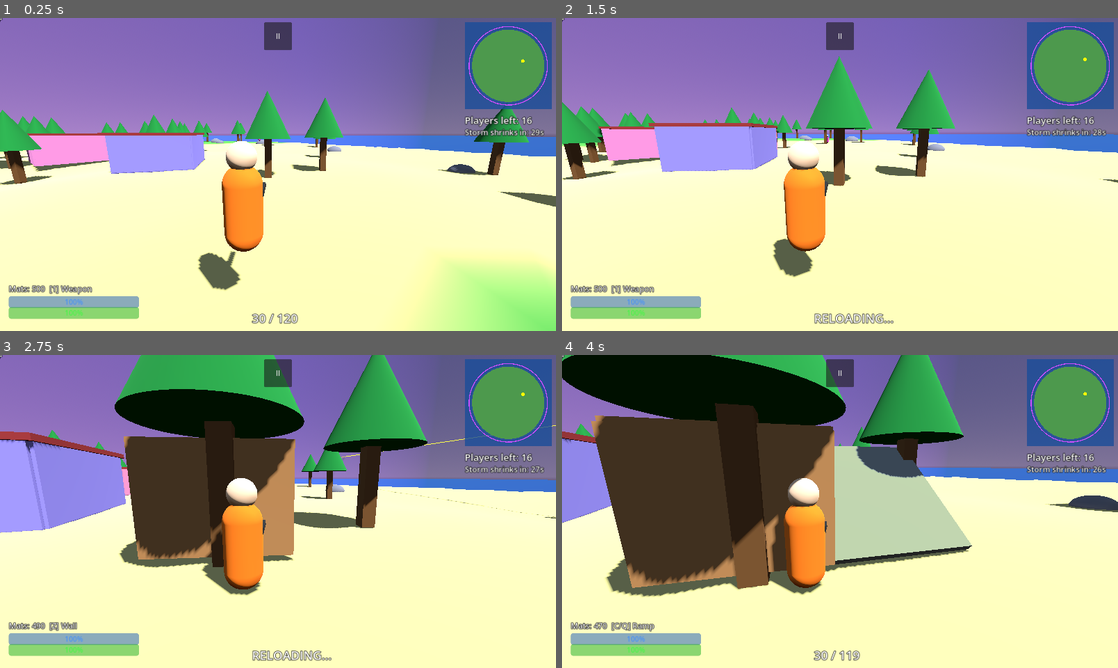
Above: before the commit, frames 1-4 (two rows, left to right).
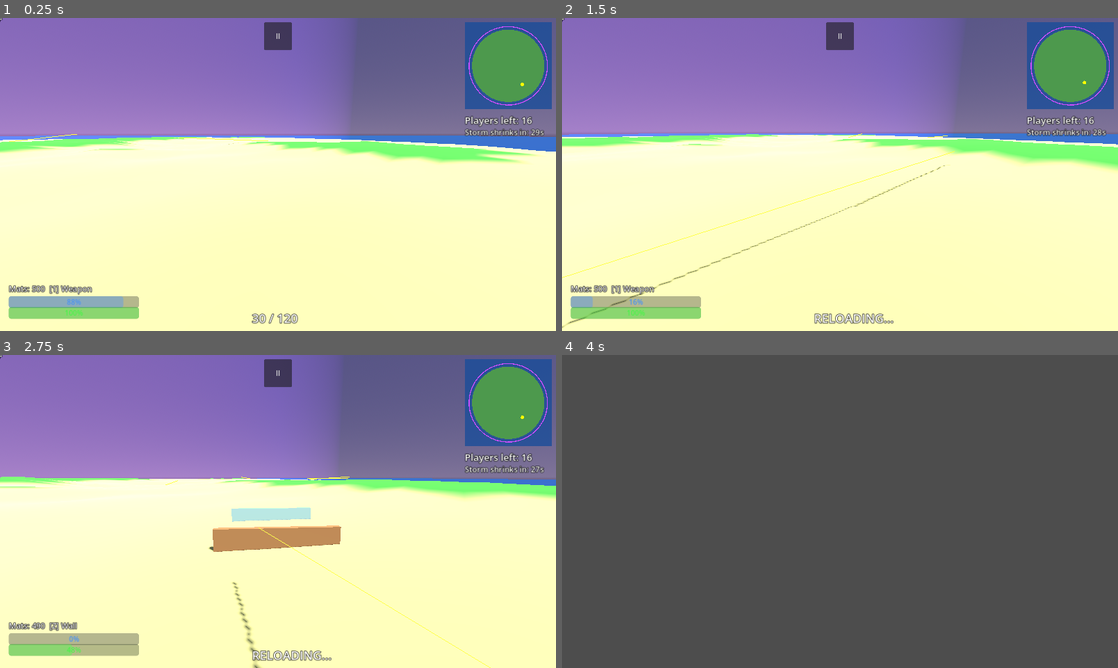
Above: after the commit, the same moments.

Repository: toer15/storm-drop
Game: Godot game, scene res://scenes/game.tscn
Same seed, same stepped clock (60 frames per second), same inputs: the game is played once before the commit and once after it. This scene is started directly instead of the project's main scene.
Inputs (mouse positions are in pixels of both pictures, inside the frame that each line leads up to):
- Up to frame 1 (0.25 s): no input
- Up to frame 2 (1.5 s): tap Enter at 0.5 s; move the mouse to (867, 174) at 0.52 s; hold W from 0.53 s (still down); tap R at 0.6, 1.35 s; click (867, 174) at 0.67 s; tap Space at 0.77 s; move the mouse to (812, 174) at 1.27 s; click (812, 174) at 1.42 s
- Up to frame 3 (2.75 s): keep holding W; tap Space at 1.52 s; move the mouse to (289, 505) at 2.02 s; tap Z at 2.1 s; click (289, 505) at 2.17 s; tap R at 2.3 s
- Up to frame 4 (4 s): keep holding W; move the mouse to (834, 517) at 2.77 s; tap X at 2.85 s; click (834, 517) at 2.92 s; tap Space at 3.02, 3.77 s; tap R at 3.05, 3.8 s; move the mouse to (878, 514) at 3.52 s; tap C at 3.6 s; click (878, 514) at 3.67 s

The runs differ from the first frame. In frame 1, 21% of the frame differs, in the area x 0-100%, y 0-100%; in frame 2, 21%; in frame 3, 36%; in frame 4, 97%.
Error after the commit: Attempt to call function 'instantiate' in base 'null instance' on a null instance. (res://scripts/game.gd:75)

Commit message:
v1.1: Kenney CC0 models, animations and sounds

Diff:
--- a/scripts/combatant.gd
+++ b/scripts/combatant.gd
@@ -18,11 +18,14 @@
 	if not alive: return
 	var s: float = min(shield, amount); shield -= s; health -= amount - s
 	if health <= 0:
-		health = 0; alive = false; died.emit(self, killer)
+		health = 0; alive = false
+		if model: Util.play_anim(model, "die")
+		died.emit(self, killer)
 
 func reload() -> void:
 	if reloading or ammo == mag_size or reserve <= 0: return
 	reloading = true
+	Util.sfx("reload", global_position)
 	await get_tree().create_timer(1.5).timeout
 	if not is_inside_tree(): return
 	var need: int = min(mag_size - ammo, reserve); ammo += need; reserve -= need; reloading = false
@@ -32,6 +35,8 @@
 	if fire_cd > 0 or reloading or not alive: return null
 	if ammo <= 0: reload(); return null
 	ammo -= 1; fire_cd = 0.12
+	Util.sfx("shoot", origin, -6.0 if self is Bot else 0.0)
+	_shot_anim = 0.2
 	dir = (dir + Vector3(randf_range(-spread, spread), randf_range(-spread, spread), randf_range(-spread, spread))).normalized()
 	var q := PhysicsRayQueryParameters3D.create(origin, origin + dir * 200.0)
 	q.exclude = [get_rid()]
@@ -40,7 +45,9 @@
 	if hit:
 		end = hit.position
 		var c = hit.collider
-		if c.has_method("take_damage"): c.take_damage(damage, self)
+		if c.has_method("take_damage"):
+			c.take_damage(damage, self)
+			if c is Combatant: Util.sfx("hit", end, -4.0)
 	_tracer(origin, end)
 	return end
 
@@ -52,10 +59,28 @@
 	get_tree().current_scene.add_child(mi)
 	get_tree().create_timer(0.05).timeout.connect(mi.queue_free)
 
+var _shot_anim := 0.0
+var model: Node3D
+var step_t := 0.0
+
 func setup_body(c: Color) -> void:
-	add_child(Util.make_character(c))
+	model = Util.make_character(c); add_child(model)
 	var cs := CollisionShape3D.new(); var cap := CapsuleShape3D.new(); cap.radius = 0.4; cap.height = 1.8
 	cs.shape = cap; cs.position.y = 0.9; add_child(cs)
 
 func _physics_process(delta: float) -> void:
 	fire_cd -= delta
+	_shot_anim -= delta
+	if not alive or model == null: return
+	var hs := Vector2(velocity.x, velocity.z).length()
+	var anim := "holding-right"
+	if not is_on_floor(): anim = "jump" if velocity.y > 0 else "fall"
+	elif _shot_anim > 0: anim = "holding-right-shoot"
+	elif hs > 7.0: anim = "sprint"
+	elif hs > 0.5: anim = "walk"
+	Util.play_anim(model, anim)
+	if is_on_floor() and hs > 0.5:
+		step_t -= delta * hs / 6.0
+		if step_t <= 0:
+			step_t = 0.4
+			Util.sfx("step%d" % (randi() % 3), global_position, -8.0 if self is Bot else -2.0)
--- a/scripts/game.gd
+++ b/scripts/game.gd
@@ -10,6 +10,7 @@
 var phase_timer := 30.0
 var shrinking := false
 var storm_mesh: MeshInstance3D
+var storm_audio: AudioStreamPlayer
 var hud := {}
 var minimap: Control
 var over := false
@@ -59,28 +60,28 @@
 	var a := randf() * TAU; var d := sqrt(randf()) * r
 	return _ground(cos(a) * d, sin(a) * d)
 
+const TREES := ["res://assets/nature/tree_default.glb", "res://assets/nature/tree_cone.glb",
+	"res://assets/nature/tree_detailed.glb", "res://assets/nature/tree_oak.glb"]
+const ROCKS := ["res://assets/nature/rock_largeA.glb", "res://assets/nature/rock_largeC.glb",
+	"res://assets/nature/rock_tallA.glb", "res://assets/nature/rock_smallA.glb"]
+const HOUSES := ["res://assets/buildings/building-type-a.glb", "res://assets/buildings/building-type-c.glb",
+	"res://assets/buildings/building-type-f.glb", "res://assets/buildings/building-type-k.glb"]
+
 func _props() -> void:
-	for i in 120: # trees
-		var p := _rand_point(); var t := Util.static_box(Vector3(0.6, 4, 0.6), Color(0.45, 0.3, 0.15), p + Vector3(0, 2, 0))
-		var cone := CylinderMesh.new(); cone.top_radius = 0; cone.bottom_radius = 2; cone.height = 4
-		t.add_child(Util.mesh(cone, Color(0.1, 0.5, 0.2), Vector3(0, 3.5, 0))); add_child(t)
-	for i in 50: # rocks
-		var p := _rand_point(); var r := StaticBody3D.new(); r.position = p
-		var s := SphereMesh.new(); var rad := randf_range(0.8, 2.2); s.radius = rad; s.height = rad * 1.4
-		r.add_child(Util.mesh(s, Color(0.5, 0.5, 0.55)))
-		var cs := CollisionShape3D.new(); var sh := SphereShape3D.new(); sh.radius = rad * 0.7; cs.shape = sh; r.add_child(cs)
-		add_child(r)
-	for i in 12: # houses: 4 walls with a door gap + roof
-		var p := _rand_point(ISLAND * 0.7); var h := Node3D.new(); h.position = p; h.rotation.y = randf() * TAU
-		var c := Color.from_hsv(randf(), 0.4, 0.9)
-		h.add_child(Util.static_box(Vector3(8, 4, 0.3), c, Vector3(0, 2, -4)))
-		h.add_child(Util.static_box(Vector3(0.3, 4, 8), c, Vector3(-4, 2, 0)))
-		h.add_child(Util.static_box(Vector3(0.3, 4, 8), c, Vector3(4, 2, 0)))
-		h.add_child(Util.static_box(Vector3(3, 4, 0.3), c, Vector3(-2.5, 2, 4)))
-		h.add_child(Util.static_box(Vector3(3, 4, 0.3), c, Vector3(2.5, 2, 4)))
-		h.add_child(Util.static_box(Vector3(8.6, 0.3, 8.6), Color(0.6, 0.2, 0.2), Vector3(0, 4.1, 0)))
-		h.add_child(Util.static_box(Vector3(8, 0.2, 8), Color(0.5, 0.4, 0.3), Vector3(0, 0.1, 0)))
-		add_child(h)
+	# Kenney Nature Kit trees: cheap cylinder collider for the trunk instead of trimesh.
+	var tree_scenes := TREES.map(func(p): return load(p))
+	for i in 100:
+		var p := _rand_point(); var t := StaticBody3D.new(); t.position = p
+		var m: Node3D = tree_scenes[randi() % tree_scenes.size()].instantiate()
+		var sc := randf_range(4.5, 6.5); m.scale = Vector3.ONE * sc; m.rotation.y = randf() * TAU; t.add_child(m)
+		var cs := CollisionShape3D.new(); var cyl := CylinderShape3D.new(); cyl.radius = 0.5; cyl.height = 6
+		cs.shape = cyl; cs.position.y = 3; t.add_child(cs); add_child(t)
+	for i in 40:
+		var r := Util.static_model(ROCKS[randi() % ROCKS.size()], randf_range(3, 5), _rand_point() - Vector3(0, 0.3, 0))
+		r.rotation.y = randf() * TAU; add_child(r)
+	for i in 10: # Kenney City Kit (Suburban) houses
+		var h := Util.static_model(HOUSES[i % HOUSES.size()], 8.0, _rand_point(ISLAND * 0.7) - Vector3(0, 0.2, 0))
+		h.rotation.y = randi() % 4 * PI / 2; add_child(h)
 
 func _storm() -> void:
 	var cyl := CylinderMesh.new(); cyl.top_radius = 1; cyl.bottom_radius = 1; cyl.height = 200
@@ -88,6 +89,8 @@
 	storm_mesh = Util.mesh(cyl, Color(0.6, 0.2, 1, 0.35))
 	storm_mesh.material_override.cull_mode = BaseMaterial3D.CULL_DISABLED
 	add_child(storm_mesh)
+	storm_audio = AudioStreamPlayer.new(); var st: AudioStreamOggVorbis = load("res://assets/audio/storm.ogg").duplicate()
+	st.loop = true; storm_audio.stream = st; storm_audio.volume_db = -80; add_child(storm_audio); storm_audio.play()
 
 func _spawn() -> void:
 	player = Player.new(); add_child(player); player.global_position = _rand_point() + Vector3(0, 2, 0)
@@ -105,7 +108,8 @@
 	_feed("%s eliminated %s" % [kn, who.display_name])
 	if who == player: _end(false, kn)
 	else:
-		who.queue_free()
+		await get_tree().create_timer(1.2).timeout # let the death animation play
+		if is_instance_valid(who): who.queue_free()
 		await get_tree().process_frame
 		if _alive_count() == 1 and player.alive: _end(true, "")
 
@@ -134,6 +138,9 @@
 		if c.alive and flat.length() > storm_radius:
 			c.take_damage(delta * (2.0 + phase), null)
 		if c.alive and c.global_position.y < -20: c.take_damage(9999, null)
+	if is_instance_valid(player):
+		var pf := Vector2(player.global_position.x - storm_center.x, player.global_position.z - storm_center.z)
+		storm_audio.volume_db = -4.0 if (pf.length() > storm_radius and player.alive) else -80.0
 	_update_hud()
 
 # ---------------- HUD ----------------
@@ -198,6 +205,7 @@
 func _end(won: bool, killer: String) -> void:
 	if over: return
 	over = true
+	Util.sfx("victory" if won else "eliminated")
 	Input.mouse_mode = Input.MOUSE_MODE_VISIBLE
 	var panel := ColorRect.new(); panel.color = Color(0, 0, 0, 0.6); panel.set_anchors_preset(Control.PRESET_FULL_RECT)
 	hud.layer.add_child(panel)
--- a/scripts/util.gd
+++ b/scripts/util.gd
@@ -23,14 +23,70 @@
 func box(size: Vector3) -> BoxMesh:
 	var b := BoxMesh.new(); b.size = size; return b
 
-func make_character(c: Color) -> Node3D:
-	var n := Node3D.new()
-	var cap := CapsuleMesh.new(); cap.radius = 0.4; cap.height = 1.8
-	n.add_child(mesh(cap, c, Vector3(0, 0.9, 0)))
-	var head := SphereMesh.new(); head.radius = 0.3; head.height = 0.6
-	n.add_child(mesh(head, Color(1, 0.85, 0.7), Vector3(0, 1.95, 0)))
-	n.add_child(mesh(box(Vector3(0.12, 0.12, 0.8)), Color(0.15, 0.15, 0.15), Vector3(0.35, 1.2, -0.4)))
-	return n
+const CHARACTERS := ["res://assets/characters/character-male-a.glb", "res://assets/characters/character-female-b.glb",
+	"res://assets/characters/character-male-c.glb", "res://assets/characters/character-female-d.glb"]
+const SFX_PATHS := {
+	"shoot": "res://assets/audio/shoot.ogg", "reload": "res://assets/audio/reload.ogg",
+	"build": "res://assets/audio/build.ogg", "hit": "res://assets/audio/hit.ogg",
+	"click": "res://assets/audio/click.ogg", "victory": "res://assets/audio/victory.ogg",
+	"eliminated": "res://assets/audio/eliminated.ogg",
+	"step0": "res://assets/audio/footstep_grass_000.ogg", "step1": "res://assets/audio/footstep_grass_001.ogg",
+	"step2": "res://assets/audio/footstep_grass_002.ogg",
+}
+
+## Kenney Mini Character (CC0) holding a Kenney blaster. `_c` kept for API compatibility.
+func make_character(_c: Color, idx := -1) -> Node3D:
+	var root := Node3D.new(); root.name = "Model"
+	var model: Node3D = load(CHARACTERS[idx if idx >= 0 else randi() % CHARACTERS.size()]).instantiate()
+	model.scale = Vector3.ONE * 2.7
+	model.rotation.y = PI # Kenney models face +Z, our forward is -Z
+	root.add_child(model)
+	var gun: Node3D = load("res://assets/weapons/blaster-a.glb").instantiate()
+	gun.scale = Vector3.ONE * 0.9; gun.position = Vector3(0.35, 1.0, -0.35); gun.rotation.y = PI
+	root.add_child(gun)
+	play_anim(root, "holding-right")
+	return root
+
+func anim_player(model: Node) -> AnimationPlayer:
+	var aps := model.find_children("*", "AnimationPlayer", true, false)
+	return aps[0] if aps.size() > 0 else null
+
+func play_anim(model: Node, anim: String) -> void:
+	var ap := anim_player(model)
+	if ap == null or not ap.has_animation(anim): return
+	if ap.current_animation != anim:
+		var a := ap.get_animation(anim)
+		if anim in ["idle", "walk", "sprint", "holding-right", "fall"]: a.loop_mode = Animation.LOOP_LINEAR
+		ap.play(anim, 0.15)
+
+var _sfx_cache := {}
+
+## One-shot positional (or UI if pos is null) sound.
+func sfx(name: String, pos = null, vol := 0.0) -> void:
+	var tree := get_tree()
+	if tree == null or tree.current_scene == null: return
+	var p: Node
+	if pos == null:
+		p = AudioStreamPlayer.new()
+	else:
+		p = AudioStreamPlayer3D.new(); p.unit_size = 12.0
+	if not _sfx_cache.has(name): _sfx_cache[name] = load(SFX_PATHS[name])
+	p.stream = _sfx_cache[name]; p.volume_db = vol
+	tree.current_scene.add_child(p)
+	if pos != null: p.global_position = pos
+	p.play(); p.finished.connect(p.queue_free)
+
+## Instance a model with trimesh collision attached.
+func static_model(path: String, scale_f: float, pos: Vector3) -> StaticBody3D:
+	var sb := StaticBody3D.new(); sb.position = pos
+	var m: Node3D = load(path).instantiate(); m.scale = Vector3.ONE * scale_f; sb.add_child(m)
+	for mi in m.find_children("*", "MeshInstance3D", true, false):
+		var cs := CollisionShape3D.new(); cs.shape = mi.mesh.create_trimesh_shape()
+		var t: Transform3D = mi.transform; var n: Node = mi.get_parent()
+		while n != m: t = n.transform * t; n = n.get_parent()
+		cs.transform = m.transform * t
+		sb.add_child(cs)
+	return sb
 
 ## Static body with box collider and mesh.
 func static_box(size: Vector3, c: Color, pos: Vector3) -> StaticBody3D:
Not shown, added: tools/fetch_assets.py
